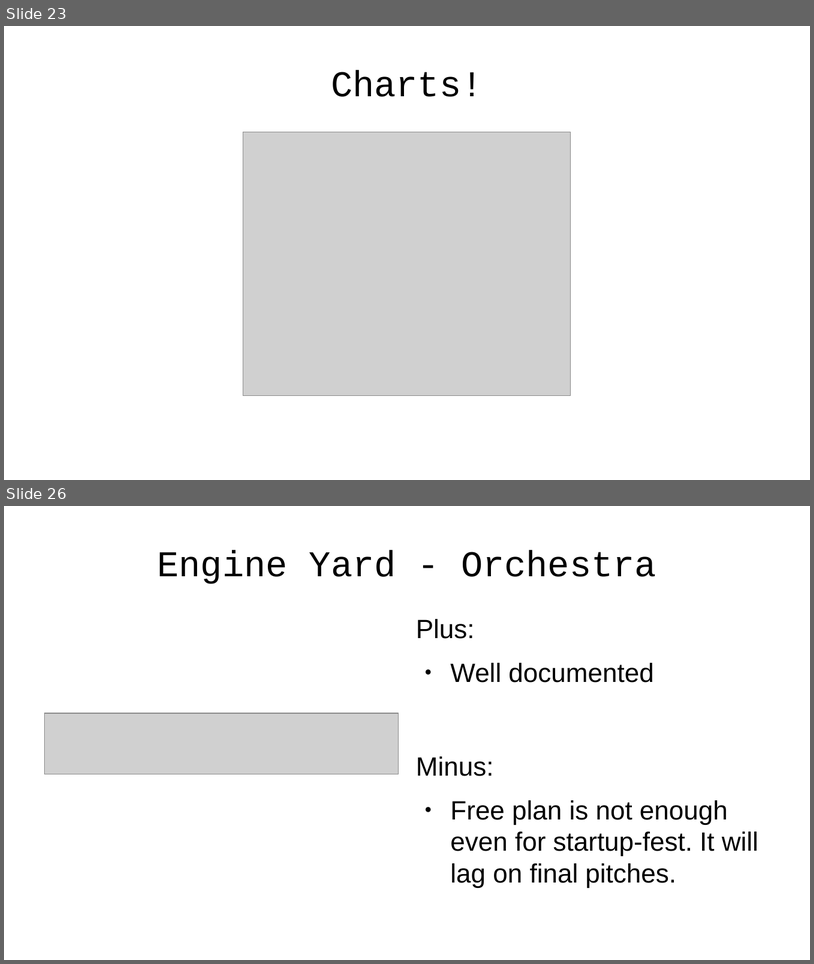
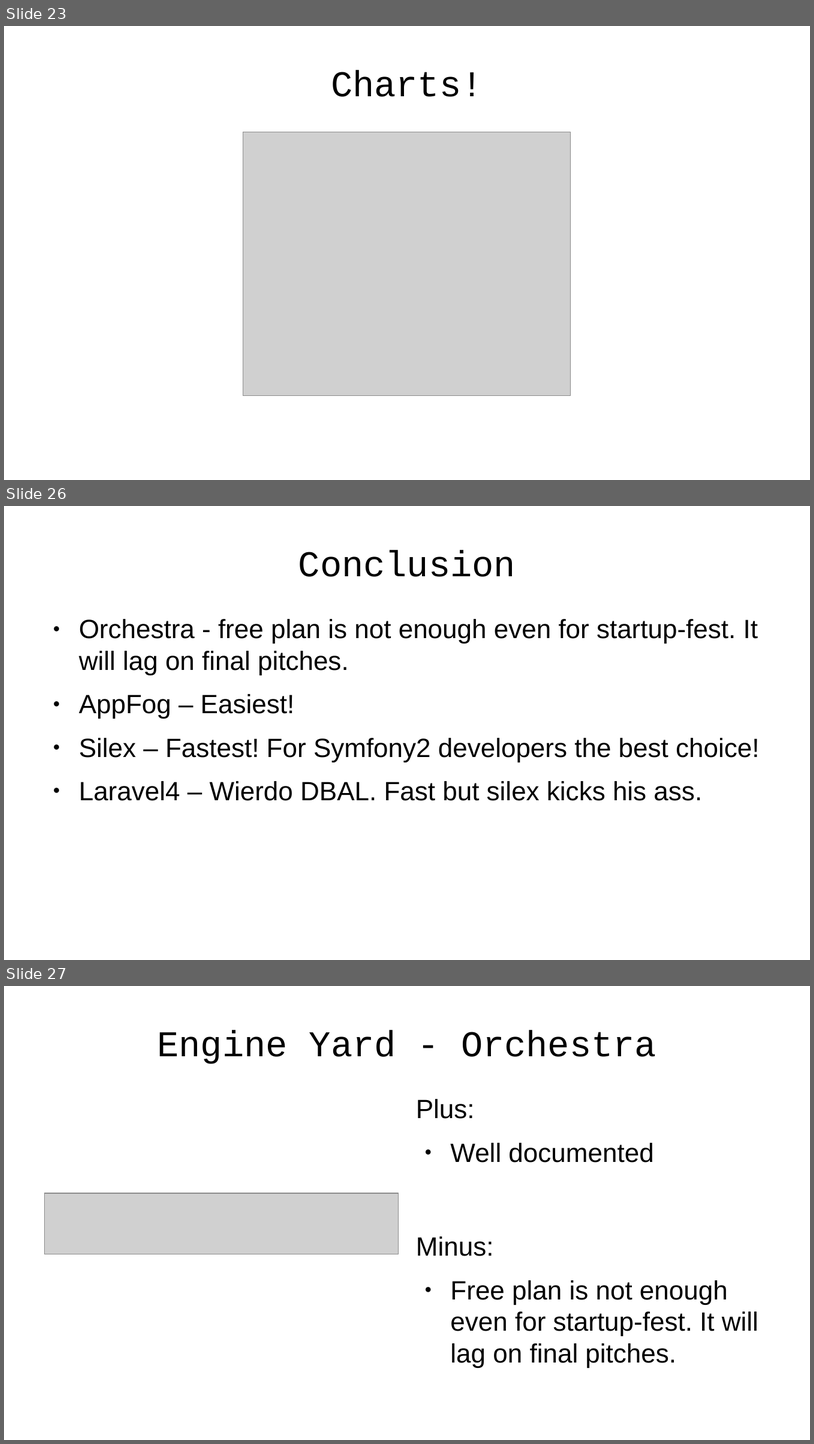
Before and after one commit to emgiezet/meetphp-8, a slide deck: presentation/presentation.odp. Shown one above the other, each under a label of ours: slides 23 and 26 before the commit, slides 23, 26 and 27 after it; the slides between them are not shown. The pictures are 814x964 and 814x1444 pixels, drawn with LibreOffice and Linux fonts; fonts in the diff are those of the drawing; grey boxes stand for pictures; background and template pictures are left out. Boxes give left, top, right and bottom in pixels: in the first picture for what was removed or moved away, otherwise in the second. Text is boxed around its words. In the diff, an @@ line names an element or a change of style, - is before the commit and + after.

```diff
--- a/presentation/presentation.odp
+++ b/presentation/presentation.odp
@@ slide 26 added at [4,506,810,960], background picture (left out) @@
@@ title added at [299,550,516,577], 35.7 pt, text #000000 @@
+Conclusion
@@ text added at [79,619,759,801], 26 pt, text #000000 @@
+● Orchestra - free plan is not enough even for startup-fest. It will lag on final pitches.
+● AppFog – Easiest!
+● Silex – Fastest! For Symfony2 developers the best choice!
+● Laravel4 – Wierdo DBAL. Fast but silex kicks his ass.
@@ what was slide 26 is now slide 27 @@
```
Also in this commit, not shown: 6 slides changed, 3 other slides added, 3 slides removed, 4 other files.
